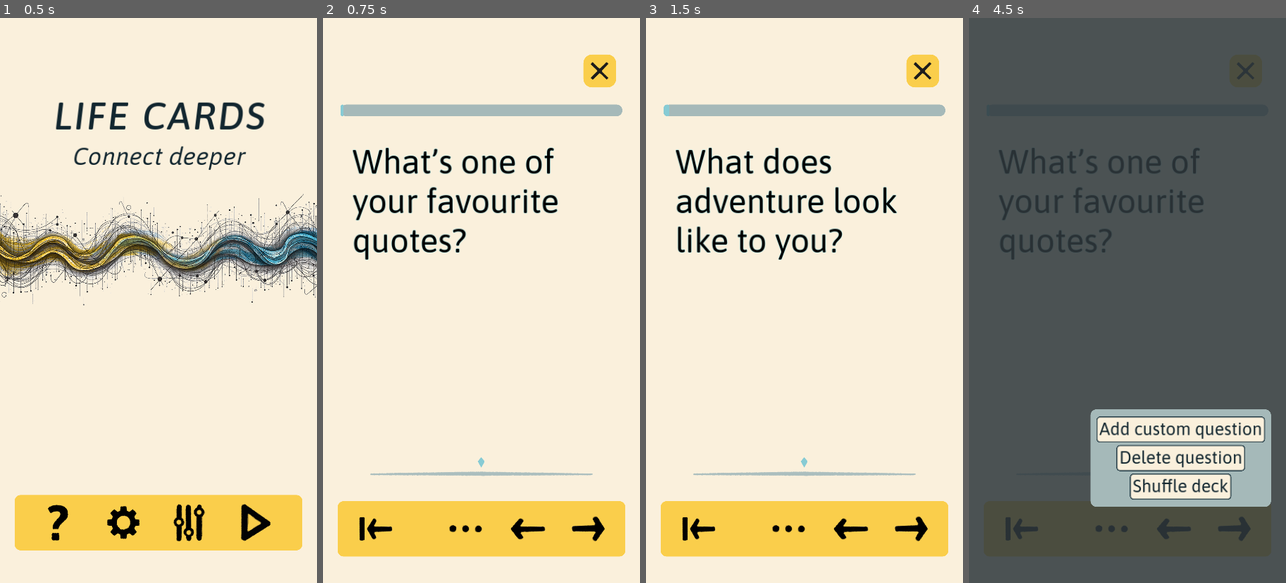
Above: before the commit, frames 1-4 (left to right).
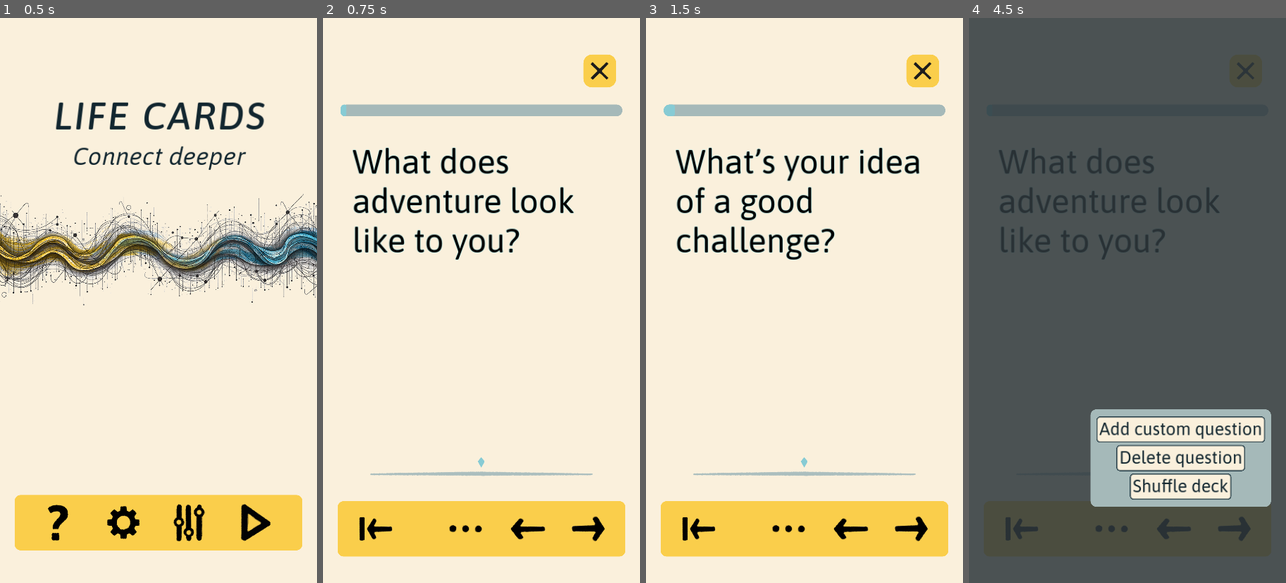
Above: after the commit, the same moments.

Repository: edoartworks/LifeCards
Game: Godot game, scene res://Game/screen_main.tscn
Same seed, same stepped clock (60 frames per second), same inputs: the game is played once before the commit and once after it.
Inputs (mouse positions are in pixels of both pictures, inside the frame that each line leads up to):
- Up to frame 1 (0.5 s): no input
- Up to frame 2 (0.75 s): click (576, 520) at 0.5 s
- Up to frame 3 (1.5 s): click (899, 520) at 1.25 s
- Up to frame 4 (4.5 s): click (1159, 520) at 2 s; click (1232, 526) at 2.75 s; click (1019, 526) at 3.5 s; click (1111, 526) at 4.25 s

Frame 1 is identical in both runs. In frame 2, 3.5% of the frame differs, in the area x 5-80%, y 15-43%; in frame 3, 3.6%, in the area x 5-87%, y 15-43%; in frame 4, 1.8%.
Error before the commit: Invalid operands 'String' and 'int' in operator '+'. (res://Game/Globals/Global.gd:185)

Commit message:
disabled some filters + new and reorder questions
Disabled some filters because an user found it confusing whether they were on or off

Diff:
--- a/Data/config.cfg
+++ b/Data/config.cfg
@@ -6,5 +6,5 @@
 
 1=true
 2=true
-3=true
-4=true
+3=false
+4=false
--- a/Game/Globals/Global.gd
+++ b/Game/Globals/Global.gd
@@ -132,12 +132,12 @@
 	var config = ConfigFile.new()
 	var err = config.load(CONFIG_SRC_PATH)
 	if err != OK:
-		debug(str("Error loading config file." + err))
+		debug(str("Error loading config file." + str(err)))
 		return
 	config.clear()
 	var save_err = config.save(CONFIG_SRC_PATH)
 	if save_err != OK:
-		debug(str("Error saving config file." + save_err))
+		debug(str("Error saving config file." + str(save_err)))
 
 	var scene = get_node("/root/screen_main/screen_settings")
 	if scene:
@@ -182,7 +182,7 @@
 	var config = ConfigFile.new()
 	var err = config.load(CONFIG_USER_PATH)
 	if err != OK:
-		debug(str("Error loading config file." + err))
+		debug(str("Error loading config file." + str(err)))
 		return null
 
 	if not config.has_section_key(section, key):
@@ -201,7 +201,7 @@
 		path = CONFIG_USER_PATH
 	var err = config.load(path)
 	if err != OK:
-		debug(str("Error loading config file." + err))
+		debug(str("Error loading config file." + str(err)))
 		return
 
 	config.set_value(section, key, value)
--- a/Game/screen_filters.tscn
+++ b/Game/screen_filters.tscn
@@ -82,13 +82,11 @@
 layout_mode = 2
 display_text = "Deep"
 filter_key = "3"
-filter_enabled = true
 
 [node name="filter_toggle_4" parent="BG/MarginContainer/cont_main" instance=ExtResource("1_7dq4n")]
 layout_mode = 2
 display_text = "Very deep"
 filter_key = "4"
-filter_enabled = true
 
 [node name="spacer6" type="Control" parent="BG/MarginContainer/cont_main"]
 custom_minimum_size = Vector2(0, 60)
Not shown, changed: Data/questions.yml
Not shown, changed: Exports/lifecards.apk
Not shown, changed: Exports/lifecards.apk.idsig
